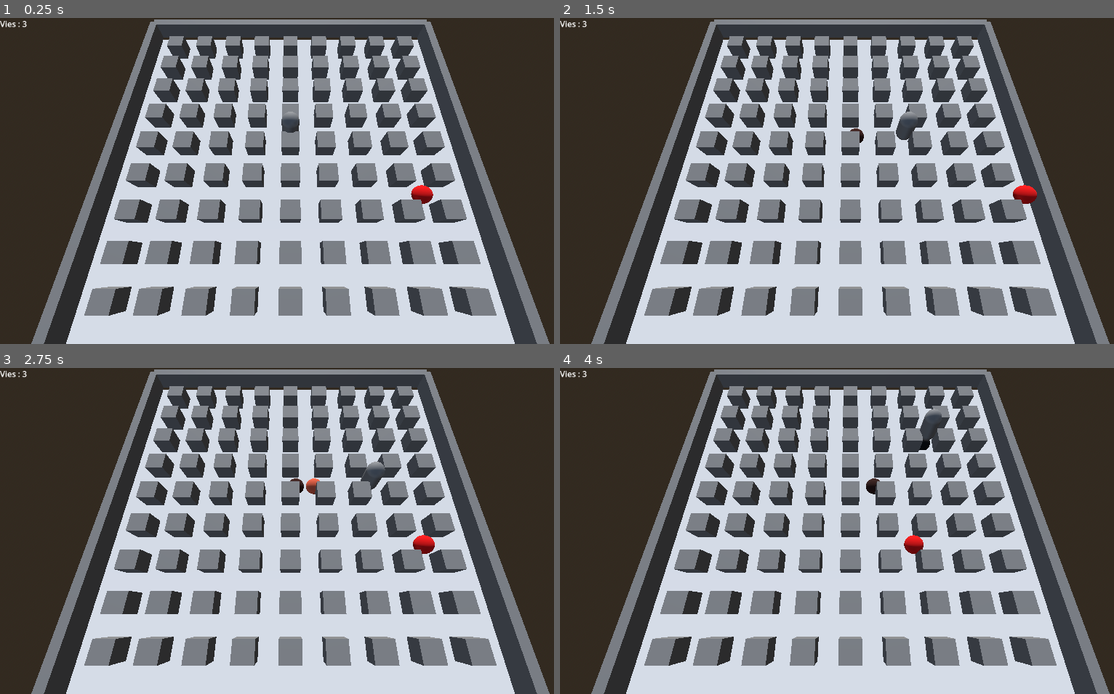
Above: before the commit, frames 1-4 (two rows, left to right).
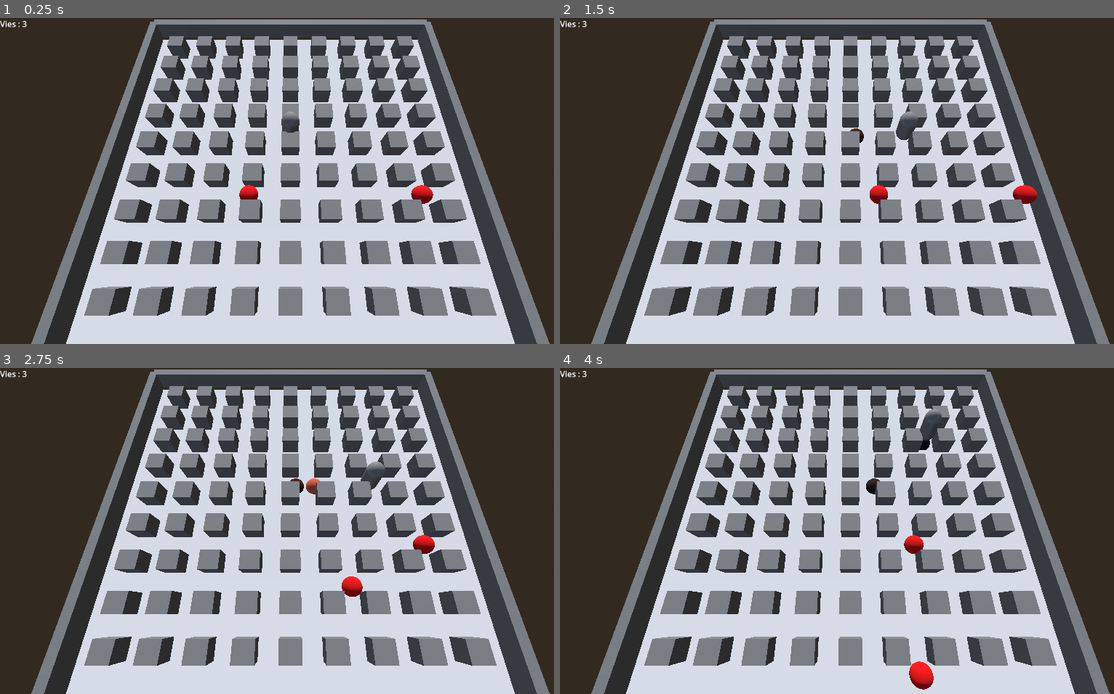
Above: after the commit, the same moments.

Repository: imalexlov1/BomberMan
Game: Godot game, scene res://bomberman/main.tscn
The game is run twice, just before and just after one commit, with the same random seed, the same clock (stepped at 60 frames per second) and the same inputs.
Inputs:
- Up to frame 1 (0.25 s): no input
- Up to frame 2 (1.5 s): hold D (droite) 0.53-1.28 s; tap Keypad 0 (poser_bombe) at 0.6 s; hold Left (gauche) from 1.28 s (still down); tap S (reculer) at 1.35 s
- Up to frame 3 (2.75 s): release Left (gauche) at 2.03 s; hold D (droite) from 2.03 s (still down); tap Keypad 0 (poser_bombe) at 2.1 s
- Up to frame 4 (4 s): release D (droite) at 2.78 s; hold W (avancer) 2.78-3.53 s; tap S (reculer) at 2.85 s; hold Left (gauche) from 3.53 s (still down); tap Keypad 0 (poser_bombe) at 3.6 s

The runs differ from the first frame. In frame 1, 0.1% of the frame differs, in the area x 43-47%, y 51-56%; in frame 2, 0.1%; in frame 3, 0.2%; in frame 4, 0.3%, in the area x 62-68%, y 89-99%.

Commit message:
add more enemies + fix

Diff:
--- a/bomberman/ennemi/ennemi.tscn
+++ b/bomberman/ennemi/ennemi.tscn
@@ -12,7 +12,7 @@
 radius = 0.4
 
 [sub_resource type="SphereShape3D" id="SphereShape3D_u4xxn"]
-radius = 0.4
+radius = 0.55
 
 [node name="CharacterBody3D" type="CharacterBody3D"]
 script = ExtResource("1_y2f3k")
--- a/bomberman/main.tscn
+++ b/bomberman/main.tscn
@@ -49,3 +49,6 @@
 script = ExtResource("7_fnspe")
 
 [node name="GameOver" parent="." instance=ExtResource("8_rnqnb")]
+
+[node name="Ennemi2" parent="." instance=ExtResource("5_45vn0")]
+transform = Transform3D(1, 0, 0, 0, 1, 0, 0, 0, 1, -2.9820566, 0.47955978, 3.5547743)
